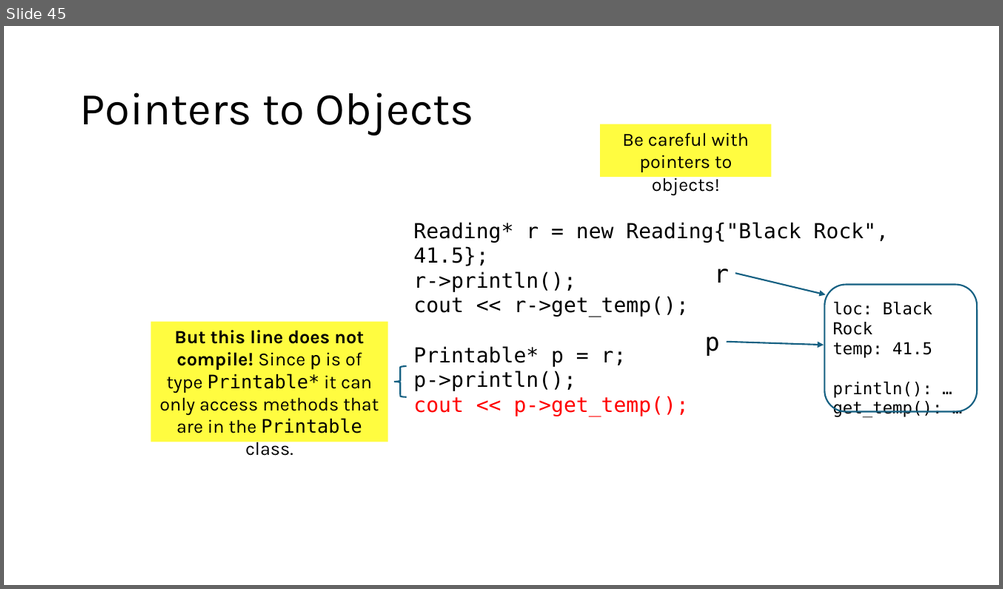
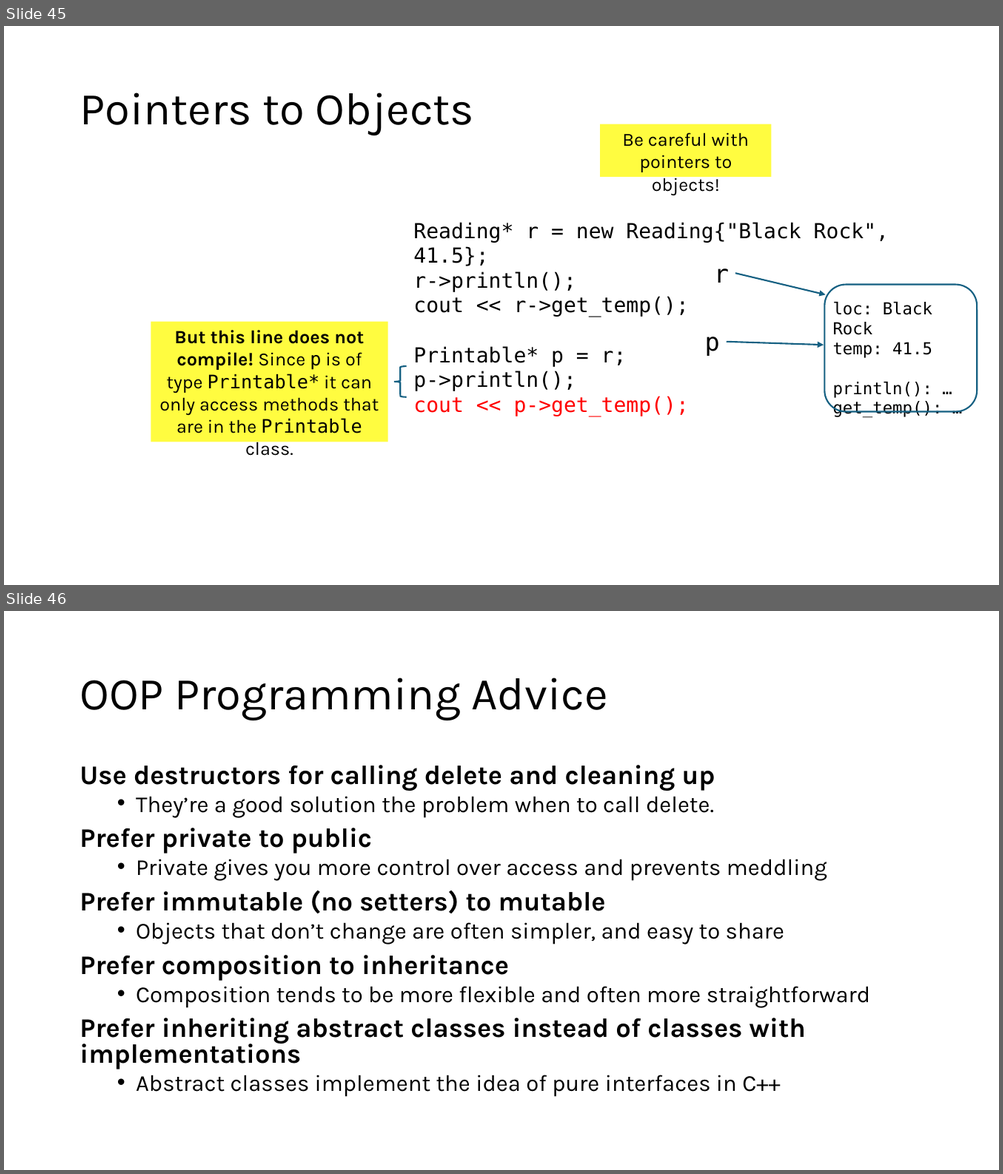
Before and after one commit to tjd1234/cmpt125spring2026, a slide deck: notes/week6/week6.pptx. Shown one above the other, each under a label of ours: slide 45 before the commit, slides 45 and 46 after it. The pictures are 1003x589 and 1003x1174 pixels, drawn with LibreOffice and Linux fonts; fonts in the diff are those of the drawing. Boxes give left, top, right and bottom in pixels: in the first picture for what was removed or moved away, otherwise in the second. Text is boxed around its words. In the diff, an @@ line names an element or a change of style, - is before the commit and + after.

```diff
--- a/notes/week6/week6.pptx
+++ b/notes/week6/week6.pptx
@@ slide 46 added at [4, 611, 999, 1170], background #FFFFFF @@
@@ title added at [79, 678, 607, 721], 44 pt, text #000000 @@
+OOP Programming Advice
@@ text added at [79, 765, 870, 1097], 22.2 pt, text #000000 @@
+Use destructors for calling delete and cleaning up
+  • They’re a good solution the problem when to call delete.
+Prefer private to public
+  • Private gives you more control over access and prevents meddling
+Prefer immutable (no setters) to mutable
+  • Objects that don’t change are often simpler, and easy to share
+Prefer composition to inheritance
+  • Composition tends to be more flexible and often more straightforward
+Prefer inheriting abstract classes instead of classes with implementations
+  • Abstract classes implement the idea of pure interfaces in C++
```
Also in this commit, not shown: 1 slide changed.
